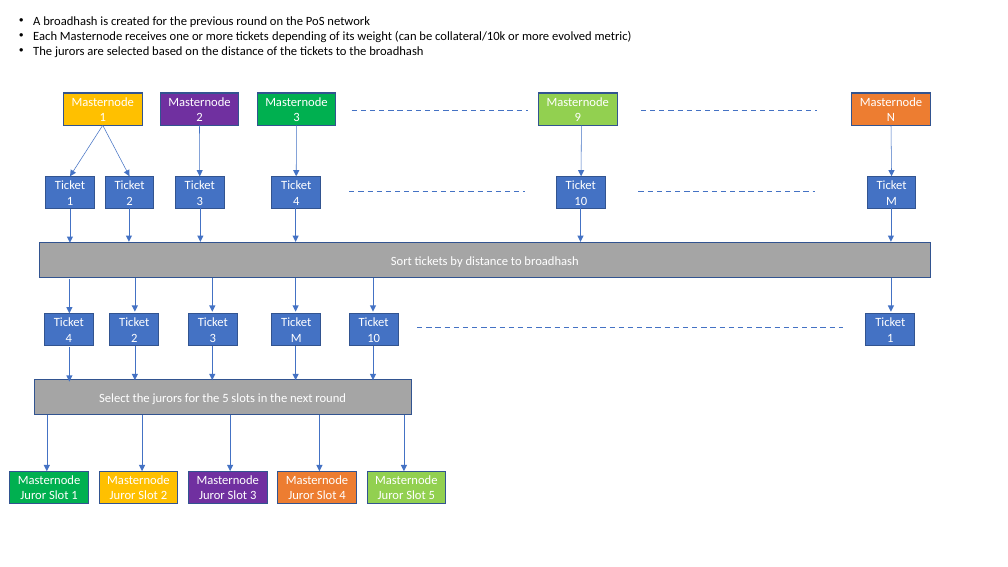
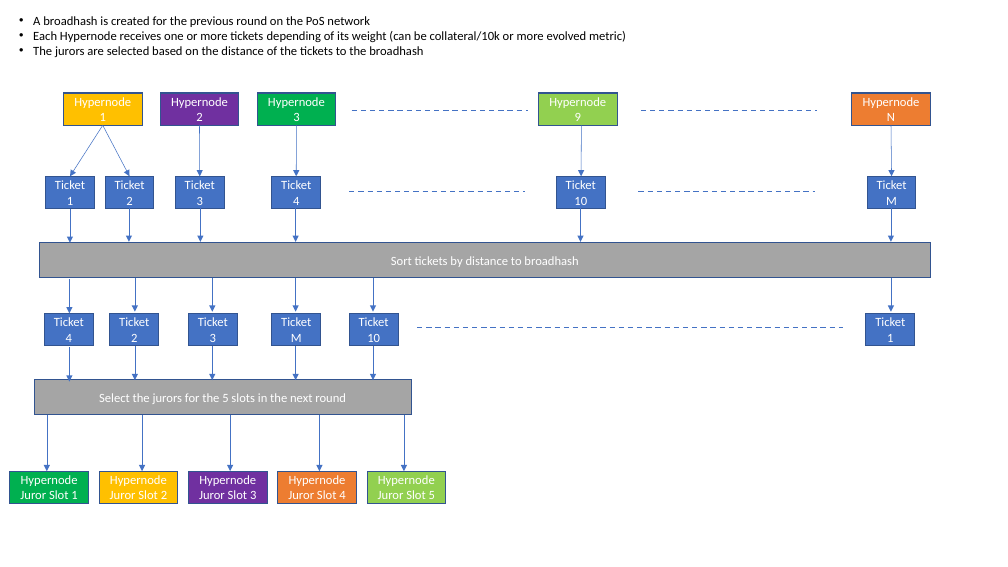
Before and after one commit to bismuthfoundation/hypernode, a slide deck: slide 3 of doc/bis-pos-doc.pptx. Drawn at 1008x567 pixels with LibreOffice and Linux fonts; fonts in the diff are those of the drawing. Boxes give left, top, right and bottom in pixels: in the first picture for what was removed or moved away, otherwise in the second. Text is boxed around its words. In the diff, an @@ line names an element or a change of style, - is before the commit and + after.

Commit message:
Changed names from Masternode to Hypernode

```diff
--- a/doc/bis-pos-doc.pptx
+++ b/doc/bis-pos-doc.pptx
@@ text at (x1=33, y1=31, x2=626, y2=42): text changed @@
-• Each Masternode receives one or more tickets depending of its weight (can be collateral/10k or more evolved metric)
+• Each Hypernode receives one or more tickets depending of its weight (can be collateral/10k or more evolved metric)
@@ text in rectangle at (x1=74, y1=97, x2=131, y2=108): text changed @@
-Masternode
+Hypernode
@@ text in rectangle at (x1=171, y1=97, x2=228, y2=108): text changed @@
-Masternode
+Hypernode
@@ text in rectangle at (x1=268, y1=97, x2=325, y2=108): text changed @@
-Masternode
+Hypernode
@@ text in rectangle at (x1=549, y1=97, x2=606, y2=108): text changed @@
-Masternode
+Hypernode
@@ text in rectangle at (x1=863, y1=97, x2=920, y2=108): text changed @@
-Masternode
+Hypernode
@@ text in rectangle at (x1=21, y1=475, x2=78, y2=486): text changed @@
-Masternode
+Hypernode
@@ text in rectangle at (x1=110, y1=475, x2=167, y2=486): text changed @@
-Masternode
+Hypernode
@@ text in rectangle at (x1=199, y1=475, x2=256, y2=486): text changed @@
-Masternode
+Hypernode
@@ text in rectangle at (x1=289, y1=475, x2=346, y2=486): text changed @@
-Masternode
+Hypernode
@@ text in rectangle at (x1=378, y1=475, x2=435, y2=486): text changed @@
-Masternode
+Hypernode
```
Also in this commit, not shown: 2 other slides changed.
